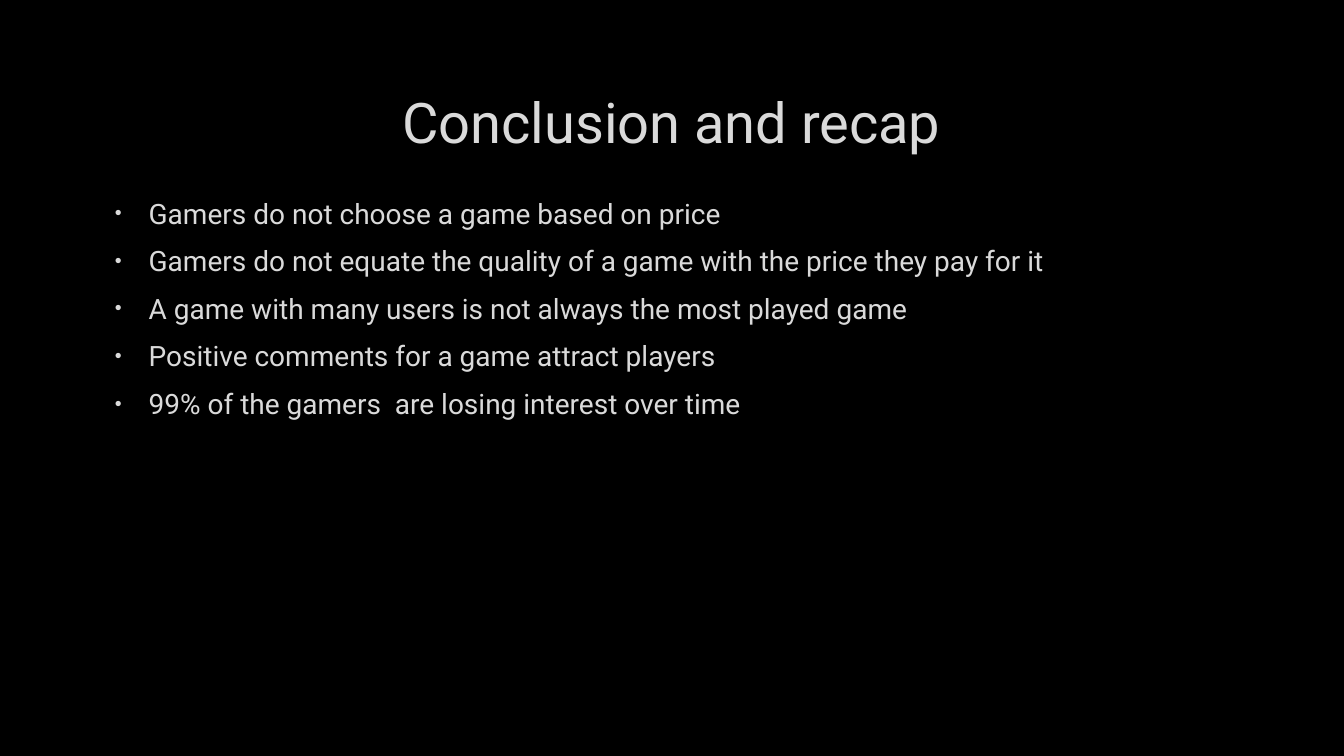
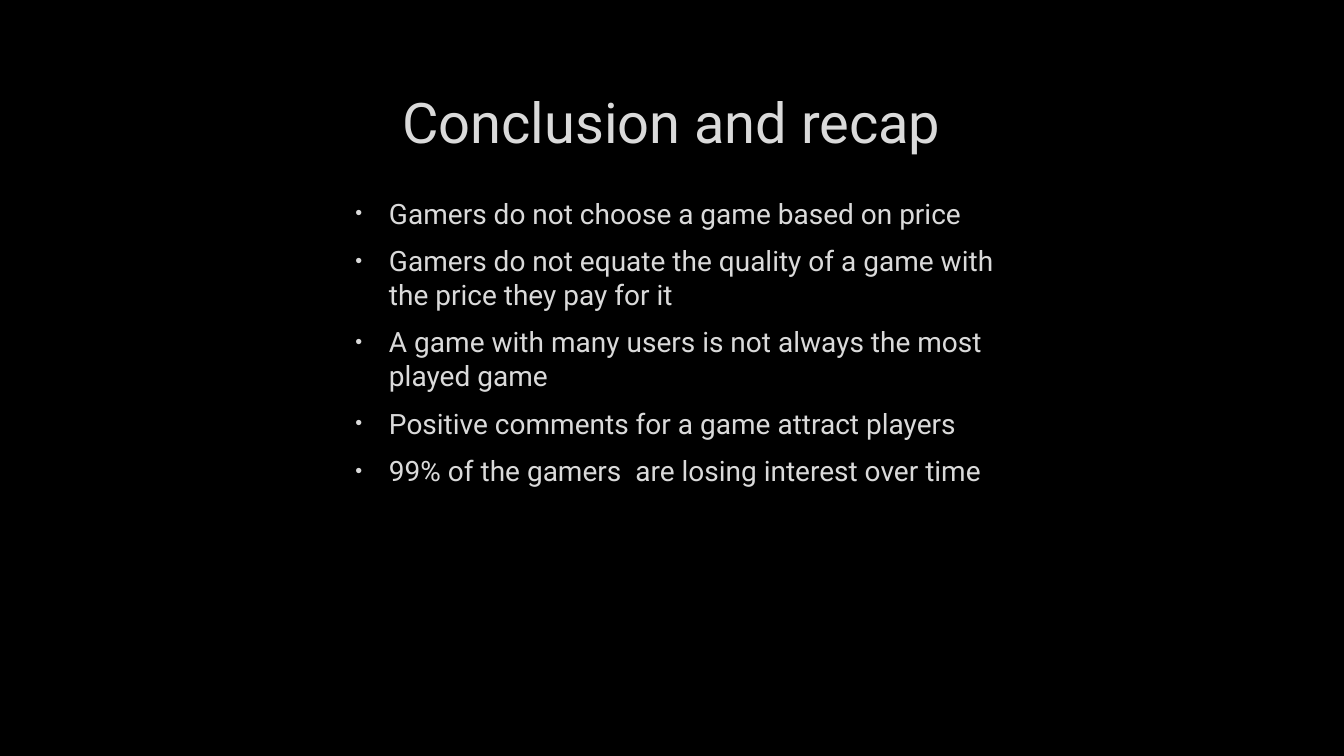
Before and after one commit to HBodden/project1, a slide deck: slide 12 of Gamerlytics.pptx. Drawn at 1344x756 pixels with LibreOffice and Linux fonts; fonts in the diff are those of the drawing; background and template pictures are left out. Boxes give left, top, right and bottom in pixels: in the first picture for what was removed or moved away, otherwise in the second. Text is boxed around its words. In the diff, an @@ line names an element or a change of style, - is before the commit and + after.

Commit message:
Final PPT Slide

```diff
--- a/Gamerlytics.pptx
+++ b/Gamerlytics.pptx
@@ text "Gamers do not choose a ..." rewrapped from [149,203,1043,420] to [389,203,993,487] @@
```
Also in this commit, not shown: 2 other slides changed.
